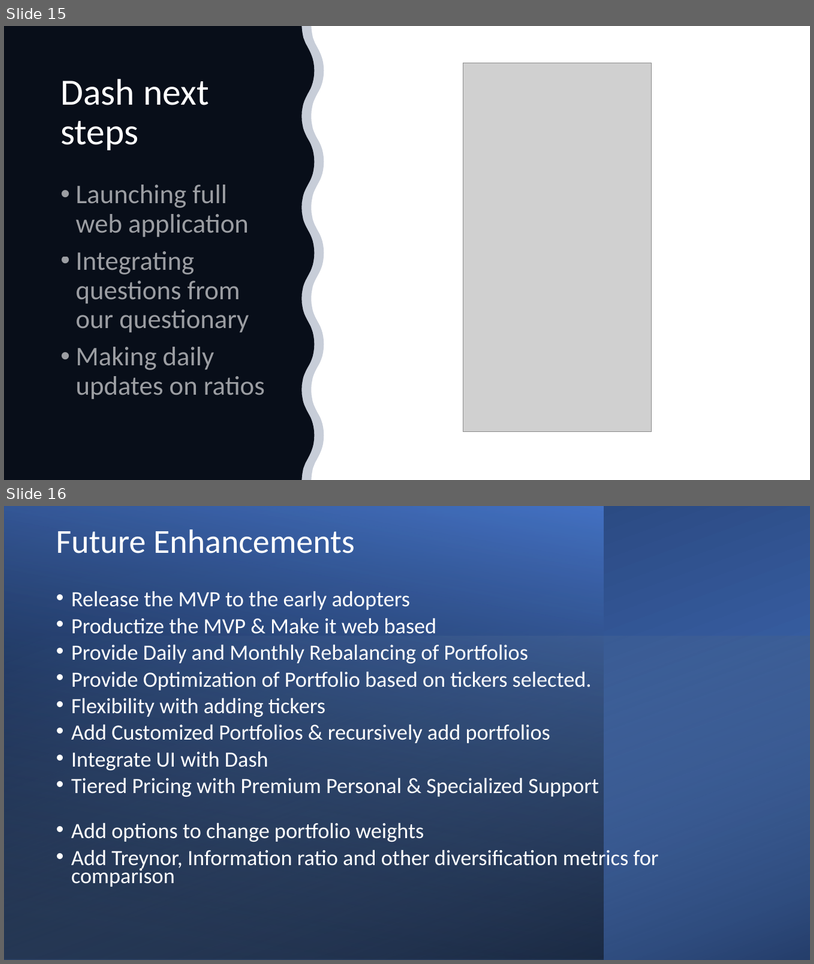
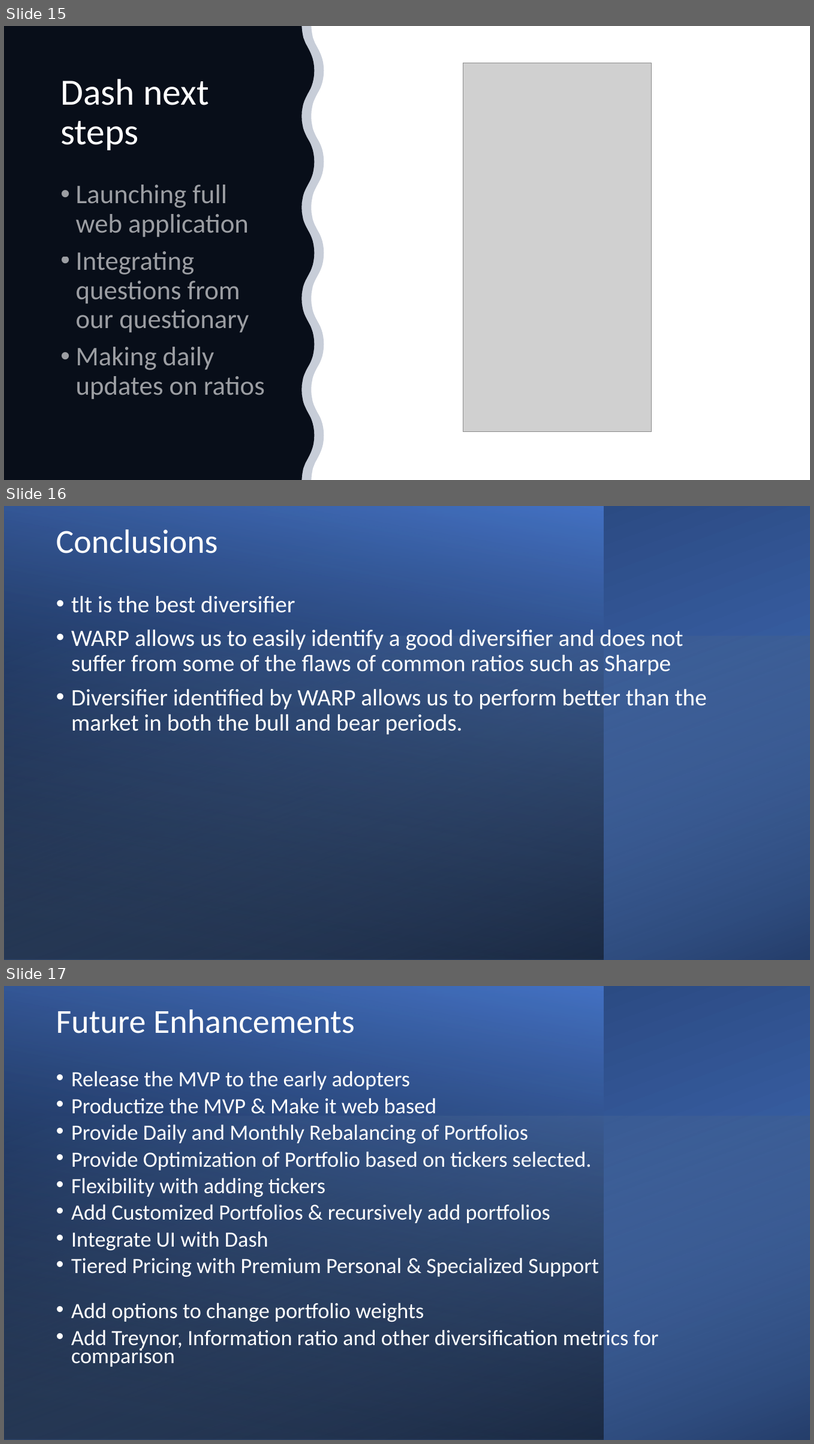
Before and after one commit to sangramsinghg/portfolio_diversifier, a slide deck: Portfolio_Diversifier.pptx. Shown one above the other, each under a label of ours: slides 15 and 16 before the commit, slides 15, 16 and 17 after it. The pictures are 814x964 and 814x1444 pixels, drawn with LibreOffice and Linux fonts; fonts in the diff are those of the drawing; grey boxes stand for pictures. Boxes give left, top, right and bottom in pixels: in the first picture for what was removed or moved away, otherwise in the second. Text is boxed around its words. In the diff, an @@ line names an element or a change of style, - is before the commit and + after.

Commit message:
Added the conclusion slide

```diff
--- a/Portfolio_Diversifier.pptx
+++ b/Portfolio_Diversifier.pptx
@@ slide 16 added at [4,506,810,960], background #FFFFFF @@
@@ rectangle added at [4,506,604,960], fill gradient #000000 to #4472C4 @@
@@ rectangle added at [5,506,810,960], fill gradient #4472C4 to #203864 @@
@@ text added at [56,529,218,553], 40 pt, text #FFFFFF @@
+Conclusions
@@ text added at [71,595,707,735], 28 pt, text #FFFFFF @@
+• tlt is the best diversifier
+• WARP allows us to easily identify a good diversifier and does not suffer from some of the flaws of common ratios such as Sharpe
+• Diversifier identified by WARP allows us to perform better than the market in both the bull and bear periods.
@@ rectangle added at [4,636,810,960], fill gradient #9DC3E6 to #000000 @@
@@ what was slide 16 is now slide 17 @@
```
Also in this commit, not shown: 2 slides changed.
